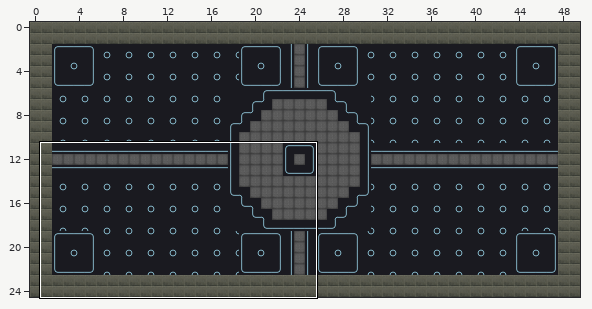
One commit to this Tiled map: Alphas/Alphas/assets/map/tiledMap.tmx. Above, an overview of the earlier version with the close-up marked.
Close-up. The starting point:
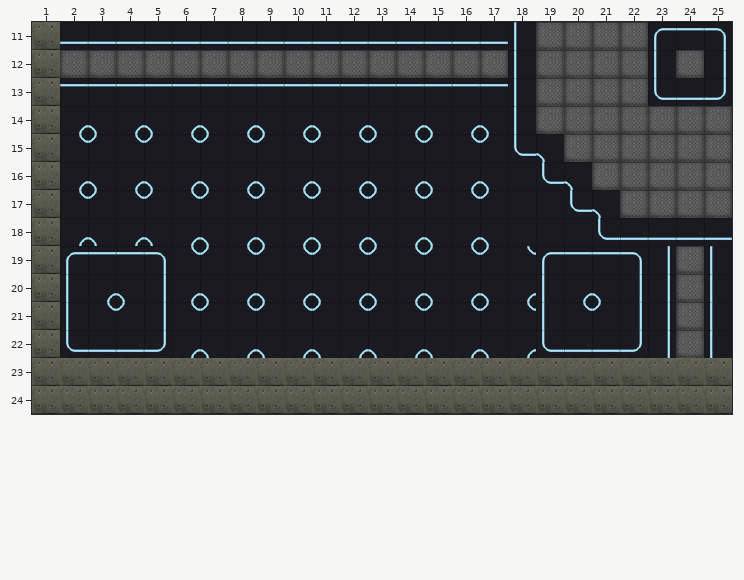
Cells are 32x32 px. Shown: x 1..25, y 11..24. The commit also changed other parts of the map, which this record leaves out.
After the commit:
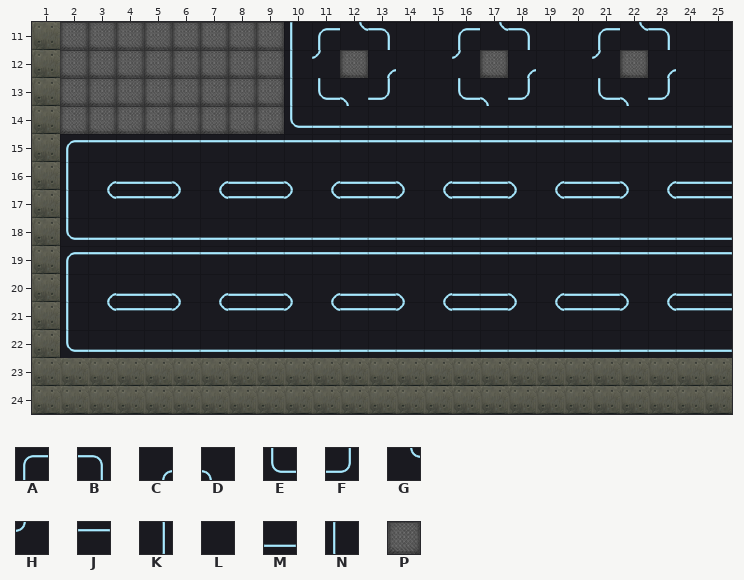
Key: from "tiles": A 0, B 1, C 2, D 3, E 4, F 5, G 6, H 7, J 8, K 9, L 10, M 12, N 13, P 14.
_ is an empty cell, . an unchanged one.
The exact change:
--- layer "Ground"
@@ x 2..25 @@
-11 MMMMMMMMMMMMMMMMNPPPPAJB
-12 ........PP.PPPP.NPPP.NPK
-13 JJJJJJJJJJJJJJJJNPPPPEMF
-14 CDCDCDCDCDCDCDCDNPPPPPPP
-15 GHGHGHGHGHGHGHGHEDPPPPPP
-16 CDCDCDCDCDCDCDCDLEDPPPPP
-17 GHGHGHGHGHGHGHGHLLEDPPPP
-18 CDCDCDCDCDCDCDCDLLLE....
-19 ...BGHGHGHGHGHGHGA..BKPN
-20 ..DKCDCDCDCDCDCDCNCDKKPN
-21 ..HKGHGHGHGHGHGHGNGHKKPN
-22 ...FCDCDCDCDCDCDCE..FKPN
+11 PPPPPPPPNAGBLLAGBLLAGBLL
+12 ........NH.CLLH.CLLH.CLL
+13 PPPPPPPPNEDFLLEDFLLEDFLL
+14 PPPPPPPPEMMMMMMMMMMMMMMM
+15 AJJJJJJJJJJJJJJJJJJJJJJJ
+16 NCMMDCMMDCMMDCMMDCMMDCMM
+17 NGJJHGJJHGJJHGJJHGJJHGJJ
+18 EMMMMMMMMMMMMMMMMMMM....
+19 ...JJJJJJJJJJJJJJJ..JJJJ
+20 ..MMDCMMDCMMDCMMDCMMDCMM
+21 ..JJHGJJHGJJHGJJHGJJHGJJ
+22 ...MMMMMMMMMMMMMMM..MMMM
Changed places in both close-ups, as pixel boxes (x1, y1, x2, y2):
changed: (60, 22, 732, 358)
